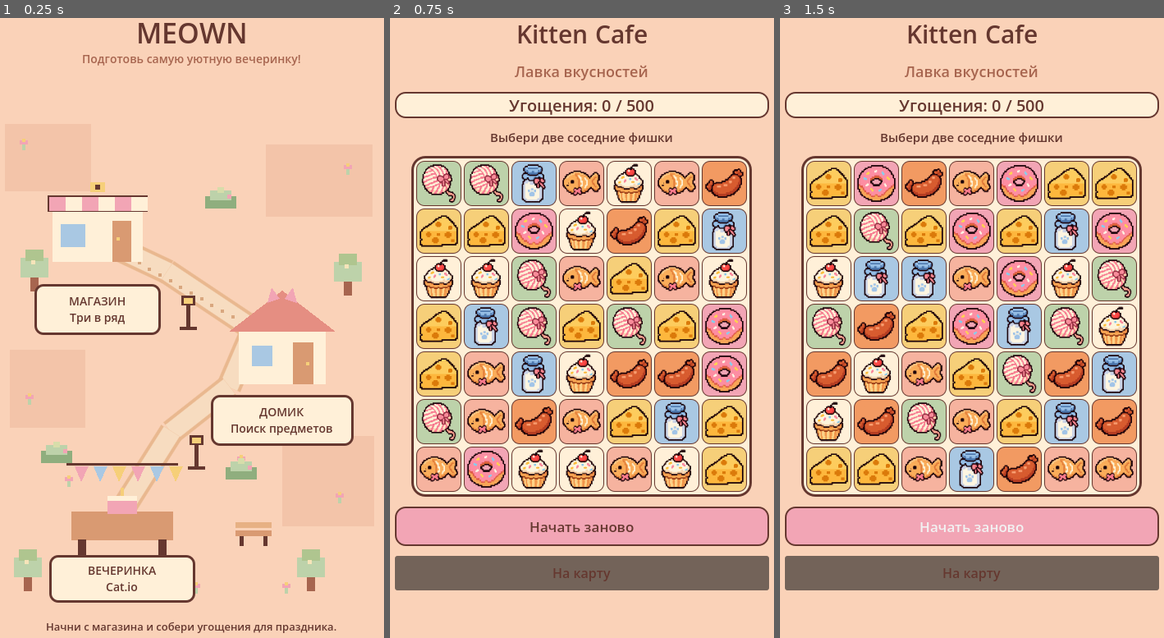
Above: before the commit, frames 1-3 (left to right).
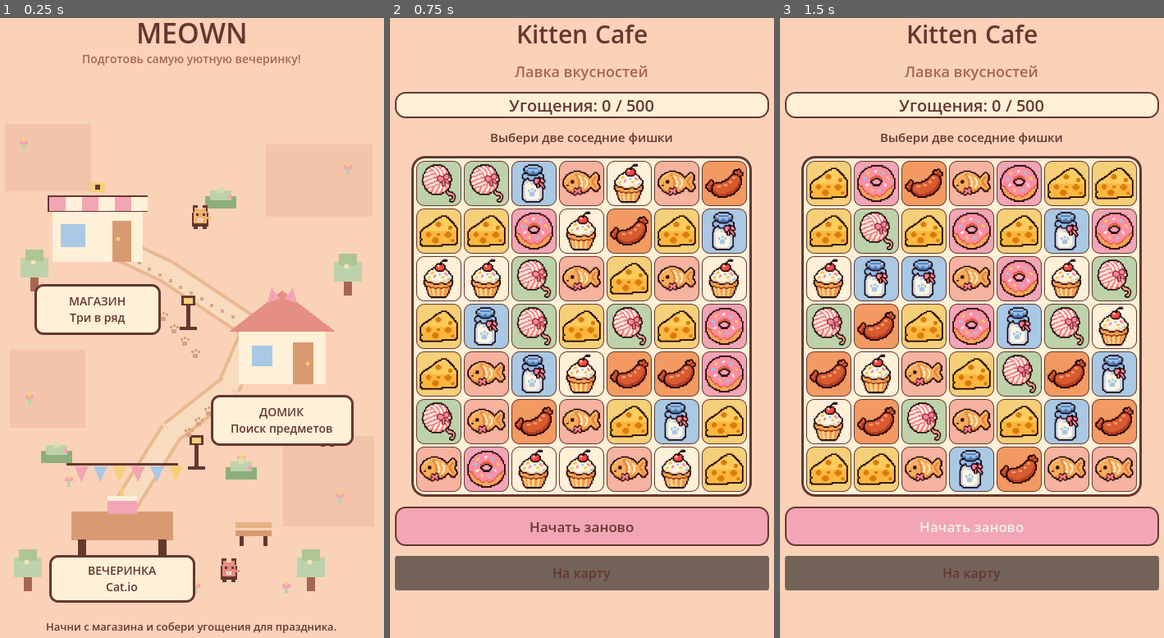
Above: after the commit, the same moments.

Repository: ArinaPig/Meown
Game: Godot game, scene res://scenes/map/WorldMap.tscn
The game is run twice, just before and just after one commit, with the same random seed, the same clock (stepped at 60 frames per second) and the same inputs.
Inputs:
- Up to frame 1 (0.25 s): no input
- Up to frame 2 (0.75 s): click "МАГАЗИН Три в ряд" at 0.5 s
- Up to frame 3 (1.5 s): click "Начать заново" at 1.25 s

The runs differ from the first frame. In frame 1, 0.4% of the frame differs, in the area x 41-87%, y 30-91%; in frame 2, nothing differs; in frame 3, nothing differs.

Commit message:
Add tiny cat residents and pawprints to world map

Diff:
--- a/scenes/map/WorldMap.gd
+++ b/scenes/map/WorldMap.gd
@@ -57,6 +57,11 @@
 	_draw_lamp(Vector2(235, 375))
 	_draw_lamp(Vector2(245, 545))
 	_draw_bench(Vector2(315, 655))
+	_draw_resident_cat(Vector2(250, 270), Color("#F2B36F"), Color("#FFF0D8"))
+	_draw_resident_cat(Vector2(405, 535), Color("#A9C8E3"), Color("#FFF0D8"))
+	_draw_resident_cat(Vector2(285, 700), Color("#E58E82"), Color("#FFF0D8"))
+	_draw_pawprints(Vector2(205, 390), 4, Vector2(13, 15))
+	_draw_pawprints(Vector2(260, 505), 3, Vector2(-12, 13))
 
 func _draw_shop(center: Vector2) -> void:
 	# Awning, shop body, door and display window.
@@ -133,6 +138,31 @@
 	draw_rect(Rect2(center + Vector2(-17, 2), Vector2(5, 12)), CAFE_BROWN)
 	draw_rect(Rect2(center + Vector2(12, 2), Vector2(5, 12)), CAFE_BROWN)
 
+
+func _draw_resident_cat(center: Vector2, fur: Color, muzzle: Color) -> void:
+	# Tiny neighborhood cats, drawn as crisp pixel sprites.
+	draw_rect(Rect2(center + Vector2(-10, -7), Vector2(20, 17)), CAFE_BROWN)
+	draw_rect(Rect2(center + Vector2(-8, -11), Vector2(16, 17)), fur)
+	draw_rect(Rect2(center + Vector2(-9, -16), Vector2(6, 8)), CAFE_BROWN)
+	draw_rect(Rect2(center + Vector2(3, -16), Vector2(6, 8)), CAFE_BROWN)
+	draw_rect(Rect2(center + Vector2(-7, -13), Vector2(4, 6)), fur)
+	draw_rect(Rect2(center + Vector2(3, -13), Vector2(4, 6)), fur)
+	draw_rect(Rect2(center + Vector2(-5, -6), Vector2(3, 3)), CAFE_BROWN)
+	draw_rect(Rect2(center + Vector2(3, -6), Vector2(3, 3)), CAFE_BROWN)
+	draw_rect(Rect2(center + Vector2(-3, 0), Vector2(6, 4)), muzzle)
+	draw_rect(Rect2(center + Vector2(-2, 1), Vector2(3, 2)), CAFE_PINK)
+	draw_rect(Rect2(center + Vector2(-8, 9), Vector2(5, 4)), CAFE_BROWN)
+	draw_rect(Rect2(center + Vector2(3, 9), Vector2(5, 4)), CAFE_BROWN)
+	draw_rect(Rect2(center + Vector2(8, -2), Vector2(5, 3)), fur)
+
+func _draw_pawprints(start: Vector2, count: int, step: Vector2) -> void:
+	for i in range(count):
+		var p := start + step * float(i)
+		draw_rect(Rect2(p + Vector2(-3, 0), Vector2(6, 5)), Color("#D6A27F"))
+		draw_rect(Rect2(p + Vector2(-5, -4), Vector2(3, 3)), Color("#D6A27F"))
+		draw_rect(Rect2(p + Vector2(-1, -6), Vector2(3, 3)), Color("#D6A27F"))
+		draw_rect(Rect2(p + Vector2(3, -4), Vector2(3, 3)), Color("#D6A27F"))
+
 func _draw_flower(point: Vector2) -> void:
 	draw_rect(Rect2(point + Vector2(-2, -2), Vector2(4, 9)), CAFE_SAGE)
 	draw_rect(Rect2(point + Vector2(-5, -5), Vector2(10, 5)), CAFE_PINK)
